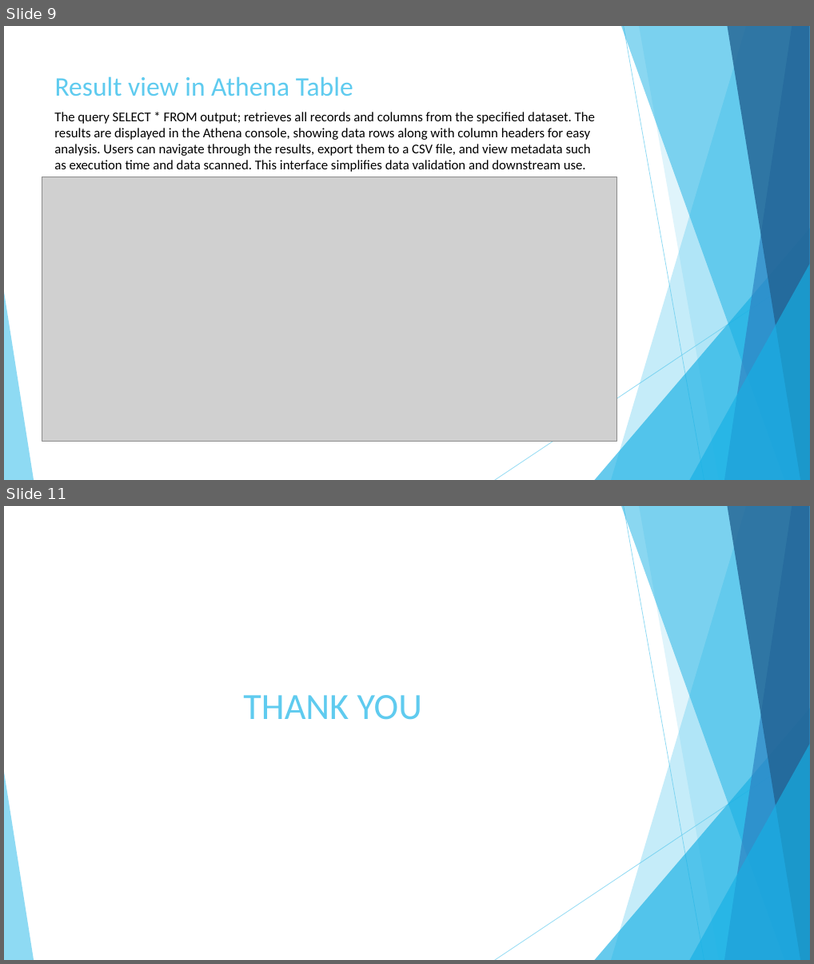
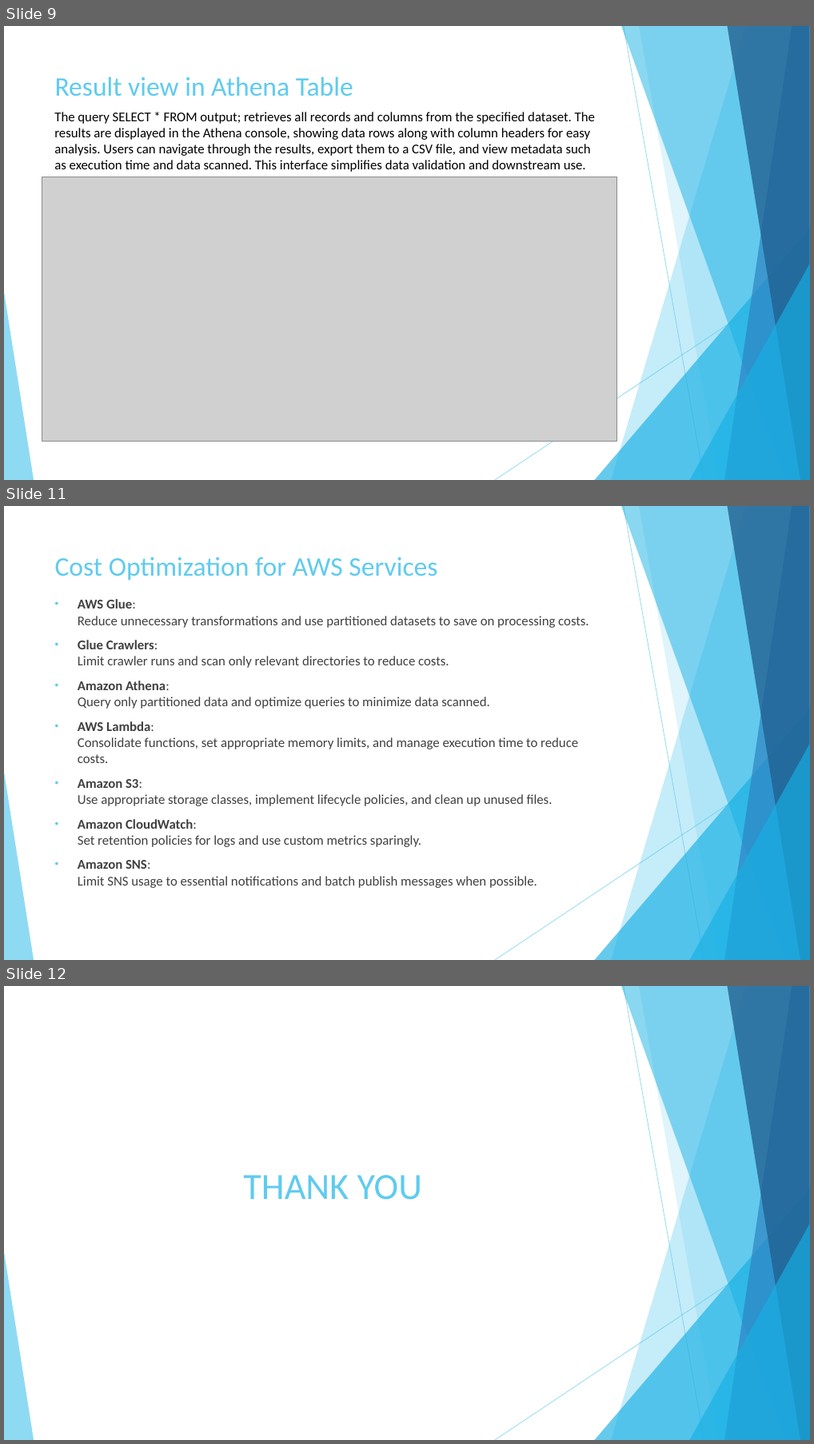
Before and after one commit to rdinesh808/Data_Lake_Construction_and_Querying_With_PySpark, a slide deck: Data_Lake_Construction_and_Querying_With_PySpark.pptx. Shown one above the other, each under a label of ours: slides 9 and 11 before the commit, slides 9, 11 and 12 after it; the slides between them are not shown. The pictures are 814x964 and 814x1444 pixels, drawn with LibreOffice and Linux fonts; fonts in the diff are those of the drawing; grey boxes stand for pictures. Boxes give left, top, right and bottom in pixels: in the first picture for what was removed or moved away, otherwise in the second. Text is boxed around its words. In the diff, an @@ line names an element or a change of style, - is before the commit and + after.

```diff
--- a/Data_Lake_Construction_and_Querying_With_PySpark.pptx
+++ b/Data_Lake_Construction_and_Querying_With_PySpark.pptx
@@ slide 11 added at (4, 506, 810, 960), background #FFFFFF; not listed: 10 template elements that a slide beside it also shows @@
@@ title added at (55, 557, 438, 580), 32 pt, text #5FCBEF @@
+Cost Optimization for AWS Services
@@ text added at (78, 599, 590, 888), 16 pt, text #404040 @@
+• AWS Glue:
+  Reduce unnecessary transformations and use partitioned datasets to save on processing costs.
+• Glue Crawlers:
+  Limit crawler runs and scan only relevant directories to reduce costs.
+• Amazon Athena:
+  Query only partitioned data and optimize queries to minimize data scanned.
+• AWS Lambda:
+  Consolidate functions, set appropriate memory limits, and manage execution time to reduce costs.
+• Amazon S3:
+  Use appropriate storage classes, implement lifecycle policies, and clean up unused files.
+• Amazon CloudWatch:
+  Set retention policies for logs and use custom metrics sparingly.
+• Amazon SNS:
+  Limit SNS usage to essential notifications and batch publish messages when possible.
@@ what was slide 11 is now slide 12 @@
```
Also in this commit, not shown: 8 slides changed, 1 other file.
